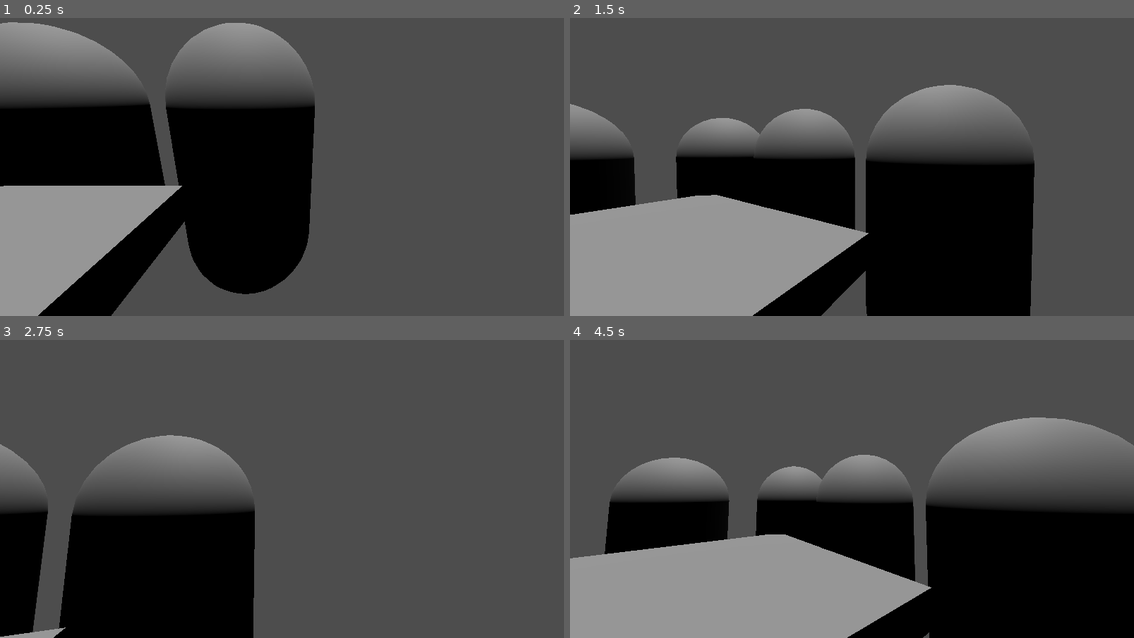
Above: before the commit, frames 1-4 (two rows, left to right).
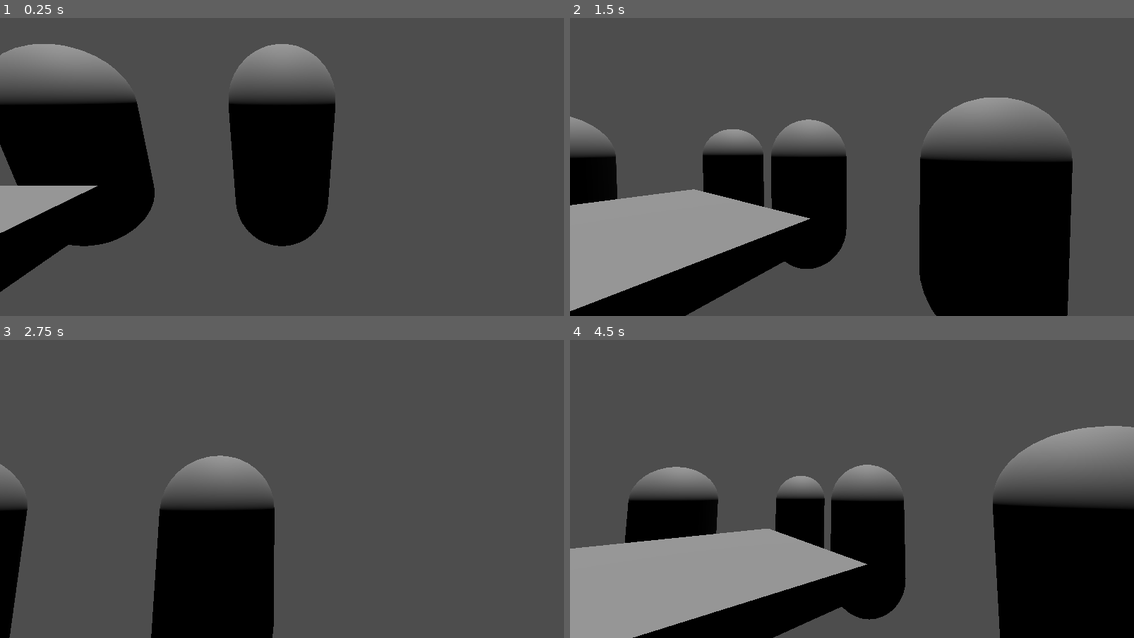
Above: after the commit, the same moments.

Repository: dmihovch/pokerfp
Game: Godot game, scene res://main/main.tscn
Same seed, same stepped clock (60 frames per second), same inputs: the game is played once before the commit and once after it. Before the commit the project starts from res://Main.tscn.
Inputs (mouse positions are in pixels of both pictures, inside the frame that each line leads up to):
- Up to frame 1 (0.25 s): no input
- Up to frame 2 (1.5 s): tap Enter at 0.5 s; move the mouse to (880, 158) at 0.52 s; hold Enter 0.53-1.28 s; tap Space at 1.25 s; move the mouse to (823, 158) at 1.27 s; tap F at 1.35 s
- Up to frame 3 (2.75 s): tap Enter at 2 s; move the mouse to (293, 474) at 2.02 s; tap J at 2.1 s
- Up to frame 4 (4.5 s): tap Space at 2.75, 4.25 s; move the mouse to (846, 486) at 2.77 s; tap K at 2.85 s; tap Enter at 3.5 s; move the mouse to (891, 483) at 3.52 s; hold Tab 3.53-4.28 s; move the mouse to (806, 477) at 4.27 s; tap Ctrl at 4.35 s

The runs differ from the first frame. In frame 1, 25% of the frame differs, in the area x 0-60%, y 1-100%; in frame 2, 25%, in the area x 0-90%, y 22-100%; in frame 3, 13%; in frame 4, 20%.

Commit message:
refactor setup idk man

Diff:
--- /dev/null
+++ b/global.gd
@@ -0,0 +1 @@
+extends Node
--- a/main.gd
+++ b/main/main.gd
@@ -1,8 +1,8 @@
 extends Node
-
+class_name MainClass
 
 func _ready():
 	print("main _ready() called")
-	var table = preload("res://scenes/Table.tscn")
+	var table = preload("res://table/table.tscn")
 	add_child(table.instantiate())
 	print("instantiated table and added to root")
--- a/Main.tscn
+++ b/main/main.tscn
@@ -1,6 +1,6 @@
 [gd_scene load_steps=2 format=3 uid="uid://vhq8rf67icf7"]
 
-[ext_resource type="Script" uid="uid://b1r84slj14ylg" path="res://main.gd" id="1_glv2v"]
+[ext_resource type="Script" uid="uid://b1r84slj14ylg" path="res://main/main.gd" id="1_glv2v"]
 
 [node name="Main" type="Node3D"]
 script = ExtResource("1_glv2v")
--- a/scenes/Player.tscn
+++ b/player/player.tscn
@@ -1,6 +1,6 @@
 [gd_scene load_steps=4 format=3 uid="uid://c3avh2mbx3l"]
 
-[ext_resource type="Script" uid="uid://dbcb5jjo4liou" path="res://scripts/player.gd" id="1_p0vlq"]
+[ext_resource type="Script" uid="uid://dbcb5jjo4liou" path="res://player/player.gd" id="1_oul6g"]
 
 [sub_resource type="CapsuleShape3D" id="CapsuleShape3D_csr4x"]
 
@@ -8,7 +8,7 @@
 
 [node name="Player" type="CharacterBody3D"]
 transform = Transform3D(0.5, 0, 0, 0, 0.5, 0, 0, 0, 0.5, 0, 0, 0)
-script = ExtResource("1_p0vlq")
+script = ExtResource("1_oul6g")
 
 [node name="CollisionShape3D" type="CollisionShape3D" parent="."]
 shape = SubResource("CapsuleShape3D_csr4x")
--- a/project.godot
+++ b/project.godot
@@ -14,6 +14,11 @@
 run/main_scene="uid://vhq8rf67icf7"
 config/features=PackedStringArray("4.4", "GL Compatibility")
 
+[autoload]
+
+Server="*res://server/server.gd"
+Global="*res://global.gd"
+
 [editor_plugins]
 
 enabled=PackedStringArray("res://addons/godot-vim/plugin.cfg")
--- a/scenes/Game.tscn
+++ /dev/null
@@ -1,3 +0,0 @@
-[gd_scene format=3 uid="uid://dfyxwld541uso"]
-
-[node name="Game" type="Node3D"]
--- a/scenes/MainMenu.tscn
+++ /dev/null
@@ -1,3 +0,0 @@
-[gd_scene format=3 uid="uid://bmxee6kxrnx26"]
-
-[node name="MainMenu" type="Node3D"]
--- a/scenes/Table.tscn
+++ /dev/null
@@ -1,43 +0,0 @@
-[gd_scene load_steps=4 format=3 uid="uid://brlnylarclhbn"]
-
-[ext_resource type="Script" uid="uid://cpxvf4rgt7o6h" path="res://scripts/table.gd" id="1_so1t7"]
-[ext_resource type="Script" uid="uid://ctm4j5ecepb4t" path="res://scripts/spawn.gd" id="1_xa0as"]
-
-[sub_resource type="BoxMesh" id="BoxMesh_g2b0j"]
-size = Vector3(1, 0.1, 1)
-
-[node name="TableScene" type="Node3D"]
-script = ExtResource("1_so1t7")
-
-[node name="MeshInstance3D" type="MeshInstance3D" parent="."]
-mesh = SubResource("BoxMesh_g2b0j")
-
-[node name="DirectionalLight3D" type="DirectionalLight3D" parent="."]
-transform = Transform3D(-1, -8.74228e-08, 0, -5.61495e-10, 0.00642276, 0.999979, -8.7421e-08, 0.999979, -0.00642276, 0, 5, 0)
-
-[node name="Spawner" type="Node3D" parent="."]
-script = ExtResource("1_xa0as")
-
-[node name="spawn0" type="Marker3D" parent="Spawner"]
-transform = Transform3D(1, 0, 0, 0, 1, 0, 0, 0, 1, 0.770446, 0, 0)
-
-[node name="spawn1" type="Marker3D" parent="Spawner"]
-transform = Transform3D(1, 0, 0, 0, 1, 0, 0, 0, 1, 0.735265, 0, 0.755837)
-
-[node name="spawn2" type="Marker3D" parent="Spawner"]
-transform = Transform3D(1, 0, 0, 0, 1, 0, 0, 0, 1, 0, 0, 0.802578)
-
-[node name="spawn3" type="Marker3D" parent="Spawner"]
-transform = Transform3D(1, 0, 0, 0, 1, 0, 0, 0, 1, -0.643501, 0, 0.7769)
-
-[node name="spawn4" type="Marker3D" parent="Spawner"]
-transform = Transform3D(1, 0, 0, 0, 1, 0, 0, 0, 1, -0.752675, 0, 0)
-
-[node name="spawn5" type="Marker3D" parent="Spawner"]
-transform = Transform3D(1, 0, 0, 0, 1, 0, 0, 0, 1, -0.632111, 0, -0.650097)
-
-[node name="spawn6" type="Marker3D" parent="Spawner"]
-transform = Transform3D(1, 0, 0, 0, 1, 0, 0, 0, 1, 0, 0, -0.747484)
-
-[node name="spawn7" type="Marker3D" parent="Spawner"]
-transform = Transform3D(1, 0, 0, 0, 1, 0, 0, 0, 1, 0.636827, 0, -0.749124)
--- a/scripts/table.gd
+++ /dev/null
@@ -1,19 +0,0 @@
-extends Node3D
-class_name Table
-
-
-@onready var player_creator = preload("res://scenes/Player.tscn")
-@onready var spawner: Spawner = $Spawner
-
-
-
-
-func _ready():
-	print("table ready")
-	var player_list = []
-	for i in range(spawner.get_child_count()) :
-		var player: Player = player_creator.instantiate()
-		player.init(i)
-		player_list.append(player)
-
-	spawner.assign_seats(player_list)
--- /dev/null
+++ b/server/server.gd
@@ -0,0 +1,2 @@
+extends Node
+class_name ServerClass
--- /dev/null
+++ b/spawner/spawner.tscn
@@ -0,0 +1,30 @@
+[gd_scene load_steps=2 format=3 uid="uid://dmmuwn5uvbsgc"]
+
+[ext_resource type="Script" uid="uid://ctm4j5ecepb4t" path="res://spawner/spawner.gd" id="1_khvsl"]
+
+[node name="Spawn" type="Node3D"]
+script = ExtResource("1_khvsl")
+
+[node name="spawn0" type="Marker3D" parent="."]
+transform = Transform3D(1, 0, 0, 0, 1, 0, 0, 0, 1, 1, 0, 0)
+
+[node name="spawn1" type="Marker3D" parent="."]
+transform = Transform3D(1, 0, 0, 0, 1, 0, 0, 0, 1, 1, 0, -1)
+
+[node name="spawn2" type="Marker3D" parent="."]
+transform = Transform3D(1, 0, 0, 0, 1, 0, 0, 0, 1, 0, 0, -1)
+
+[node name="spawn3" type="Marker3D" parent="."]
+transform = Transform3D(1, 0, 0, 0, 1, 0, 0, 0, 1, -1, 0, -1)
+
+[node name="spawn4" type="Marker3D" parent="."]
+transform = Transform3D(1, 0, 0, 0, 1, 0, 0, 0, 1, -1, 0, 0)
+
+[node name="spawn5" type="Marker3D" parent="."]
+transform = Transform3D(1, 0, 0, 0, 1, 0, 0, 0, 1, -1, 0, 1)
+
+[node name="spawn6" type="Marker3D" parent="."]
+transform = Transform3D(1, 0, 0, 0, 1, 0, 0, 0, 1, 0, 0, 1)
+
+[node name="spawn7" type="Marker3D" parent="."]
+transform = Transform3D(1, 0, 0, 0, 1, 0, 0, 0, 1, 1, 0, 1)
--- /dev/null
+++ b/table/table.gd
@@ -0,0 +1,22 @@
+extends Node3D
+class_name Table
+
+
+@onready var player_creator = preload("res://player/player.tscn")
+@onready var spawner = preload("res://spawner/spawner.tscn")
+
+
+
+
+func _ready():
+	print("in ready func of table")
+	var spawner_instance: Spawner = spawner.instantiate()
+	add_child(spawner_instance)
+	print("table ready")
+	var player_list = []
+	for i in range(spawner_instance.get_child_count()) :
+		var player: Player = player_creator.instantiate()
+		player.init(i)
+		player_list.append(player)
+
+	spawner_instance.assign_seats(player_list)
--- /dev/null
+++ b/table/table.tscn
@@ -0,0 +1,15 @@
+[gd_scene load_steps=3 format=3 uid="uid://brlnylarclhbn"]
+
+[ext_resource type="Script" uid="uid://cpxvf4rgt7o6h" path="res://table/table.gd" id="1_r5hyl"]
+
+[sub_resource type="BoxMesh" id="BoxMesh_g2b0j"]
+size = Vector3(1, 0.1, 1)
+
+[node name="TableScene" type="Node3D"]
+script = ExtResource("1_r5hyl")
+
+[node name="MeshInstance3D" type="MeshInstance3D" parent="."]
+mesh = SubResource("BoxMesh_g2b0j")
+
+[node name="DirectionalLight3D" type="DirectionalLight3D" parent="."]
+transform = Transform3D(-1, -8.74228e-08, 0, -5.61495e-10, 0.00642276, 0.999979, -8.7421e-08, 0.999979, -0.00642276, 0, 5, 0)
--- /dev/null
+++ b/ui/lobby_ui.tscn
@@ -0,0 +1,9 @@
+[gd_scene format=3 uid="uid://quu00agyum78"]
+
+[node name="LobbyUi" type="Control"]
+layout_mode = 3
+anchors_preset = 15
+anchor_right = 1.0
+anchor_bottom = 1.0
+grow_horizontal = 2
+grow_vertical = 2
Not shown, added: global.gd.uid
Renamed: main.gd.uid -> main/main.gd.uid
Renamed: scripts/player.gd -> player/player.gd
Renamed: scripts/player.gd.uid -> player/player.gd.uid
Not shown, added: server/server.gd.uid
Renamed: scripts/spawn.gd -> spawner/spawner.gd
Renamed: scripts/spawn.gd.uid -> spawner/spawner.gd.uid
Renamed: scripts/table.gd.uid -> table/table.gd.uid
